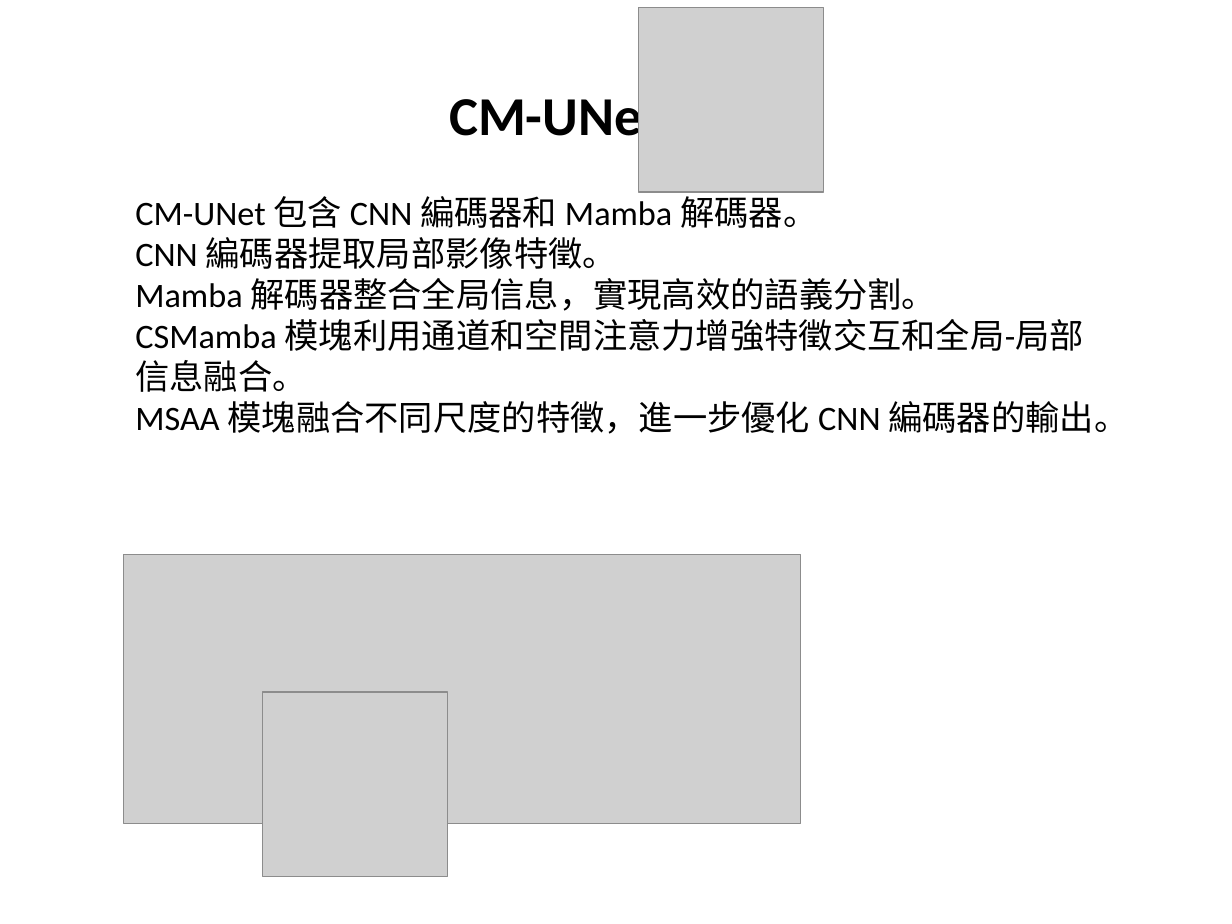
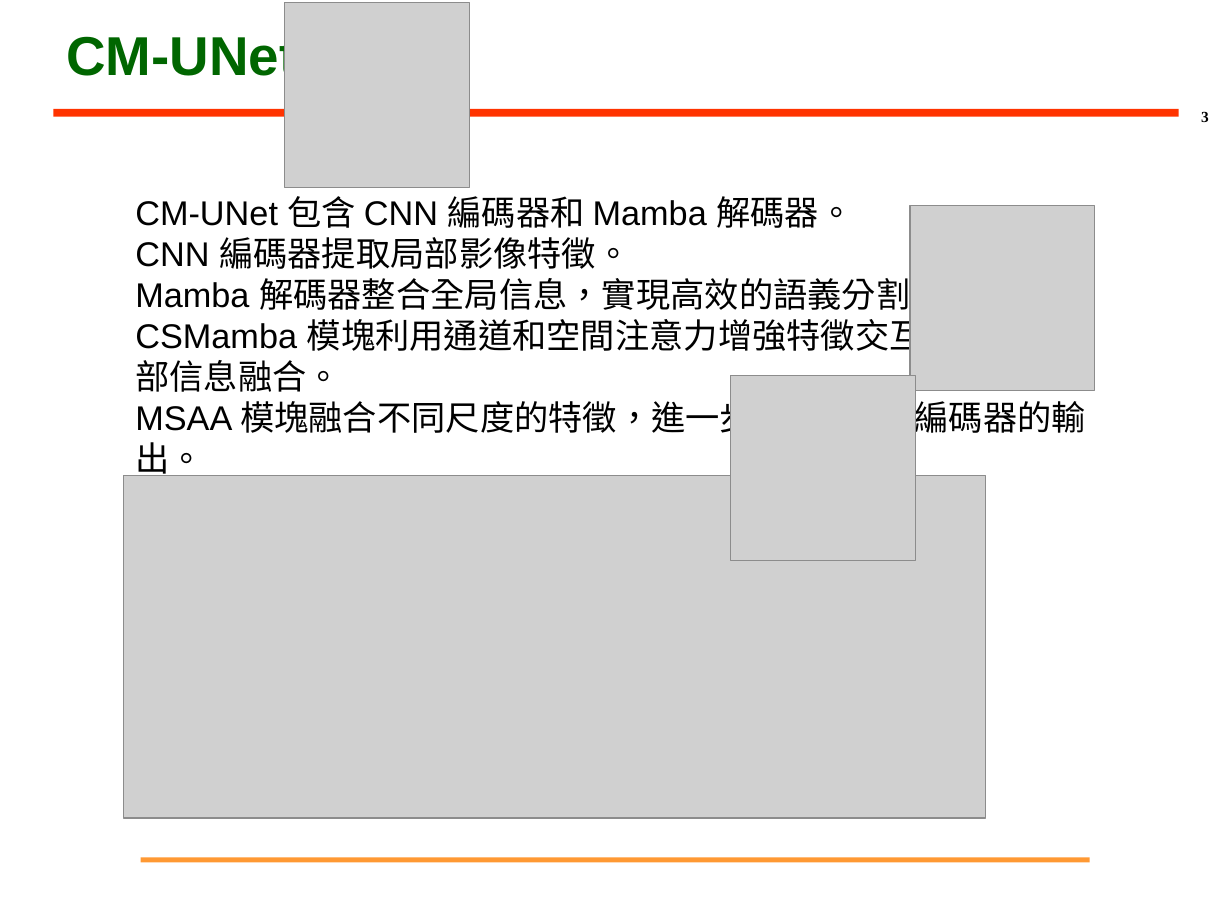
Before and after one commit to PonNowJin/PDFtoPPT, a slide deck: slide 3 of output_pptx/test_watermark.pptx. Drawn at 1232x924 pixels with LibreOffice and Linux fonts; fonts in the diff are those of the drawing; grey boxes stand for pictures; background and template pictures are left out. Boxes give left, top, right and bottom in pixels: in the first picture for what was removed or moved away, otherwise in the second. Text is boxed around its words. In the diff, an @@ line names an element or a change of style, - is before the commit and + after.

```diff
--- a/output_pptx/test_watermark.pptx
+++ b/output_pptx/test_watermark.pptx
@@ title "CM-UNet 架構": place and size @@
-title "CM-UNet 架構" at (449, 90, 661, 149)
+title "CM-UNet 架構" at (66, 32, 297, 85)
@@ title "CM-UNet 架構" at (66, 32, 297, 85): font Calibri to Arial, text colour #000000 to #006600; alignment centre to left @@
@@ picture added at (285, 2, 469, 187) @@
@@ line added from (53, 112) to (1179, 112), #FF3300 4.5 pt @@
@@ page number added at (1201, 111, 1209, 122), 9 pt, text #000000, bold @@
+3
@@ text "CM-UNet 包含 CNN 編碼器和 Mamba ..." at (135, 196, 1086, 481): font Calibri to Arial @@
@@ picture: place and size @@
-picture at (639, 7, 824, 192)
+picture at (910, 206, 1095, 391)
@@ picture: place and size @@
-picture at (262, 692, 447, 877)
+picture at (731, 376, 915, 561)
@@ picture: place and size @@
-picture at (123, 554, 801, 823)
+picture at (123, 476, 986, 818)
@@ line added from (140, 860) to (1090, 860), #FF9933 3 pt @@
```
Also in this commit, not shown: 8 other slides changed, 3 other files.
